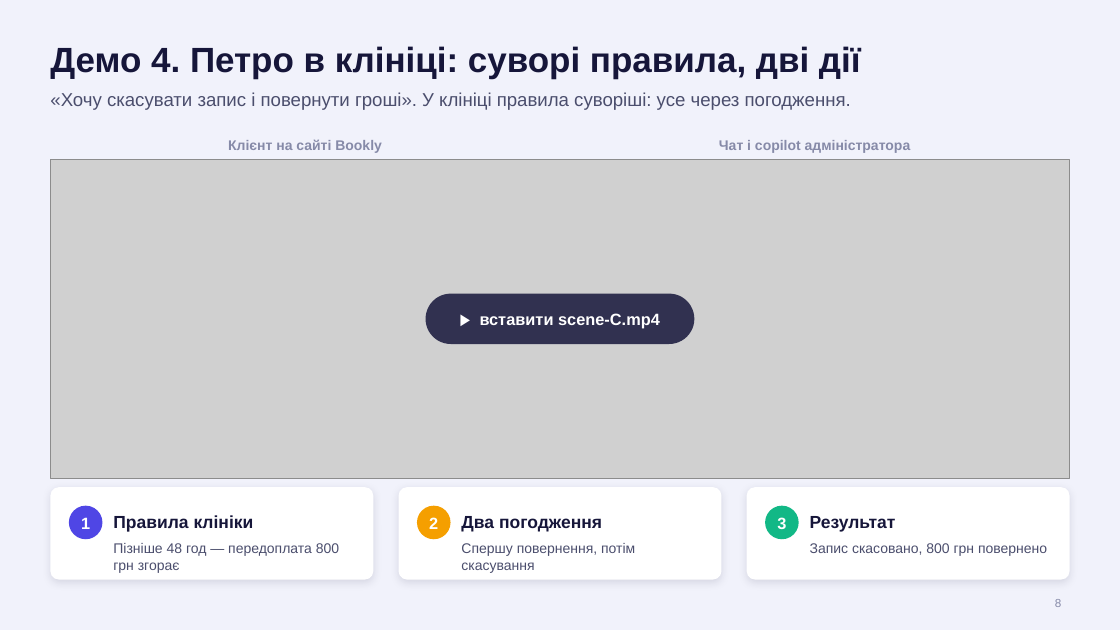
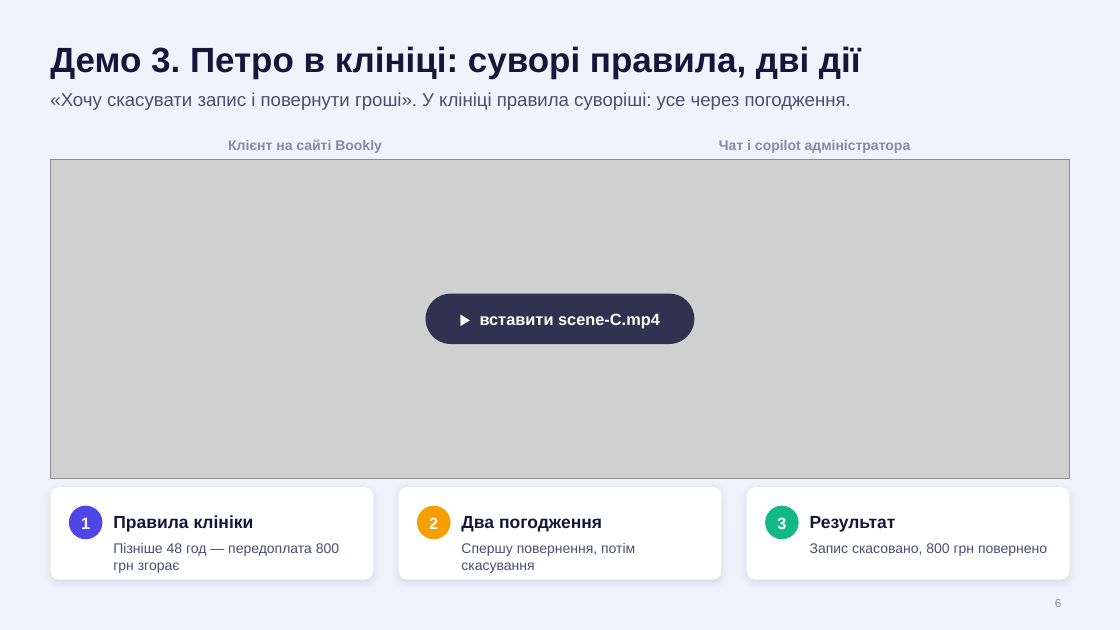
Before and after one commit to redrembo24680/polytech_hack, a slide deck: slide 6 of presentation/Bookly-pitch.pptx (slide 8 before the commit). Drawn at 1120x630 pixels with LibreOffice and Linux fonts; fonts in the diff are those of the drawing; grey boxes stand for pictures. Boxes give left, top, right and bottom in pixels: in the first picture for what was removed or moved away, otherwise in the second. Text is boxed around its words. In the diff, an @@ line names an element or a change of style, - is before the commit and + after.

```diff
--- a/presentation/Bookly-pitch.pptx
+++ b/presentation/Bookly-pitch.pptx
@@ title at (x1=50, y1=46, x2=861, y2=79): text changed @@
-Демо 4. Петро в клініці: суворі правила, дві дії
+Демо 3. Петро в клініці: суворі правила, дві дії
```
Also in this commit, not shown: 3 other slides changed, 1 slide added, 4 slides removed, 2 other files.
